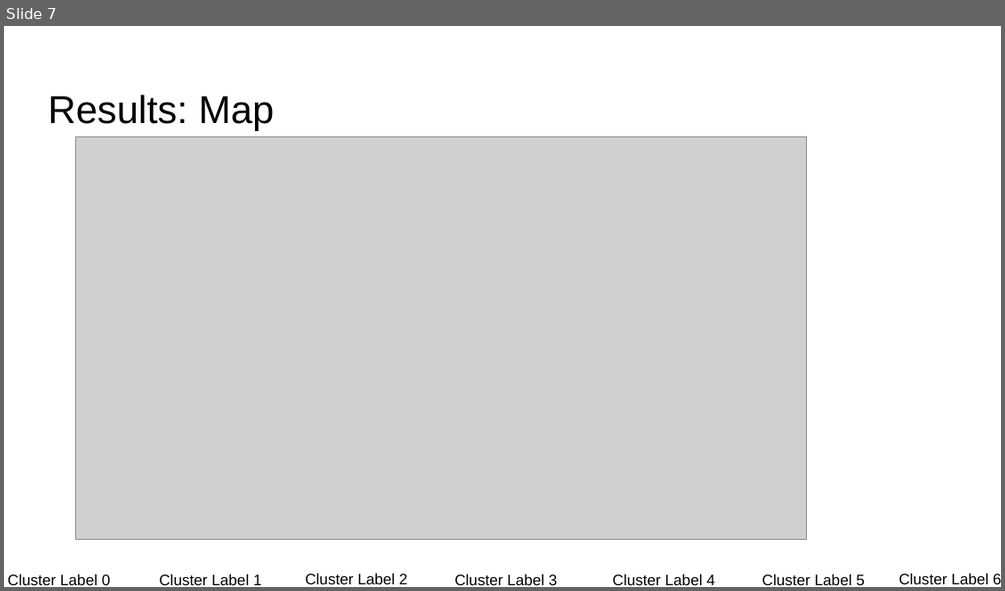
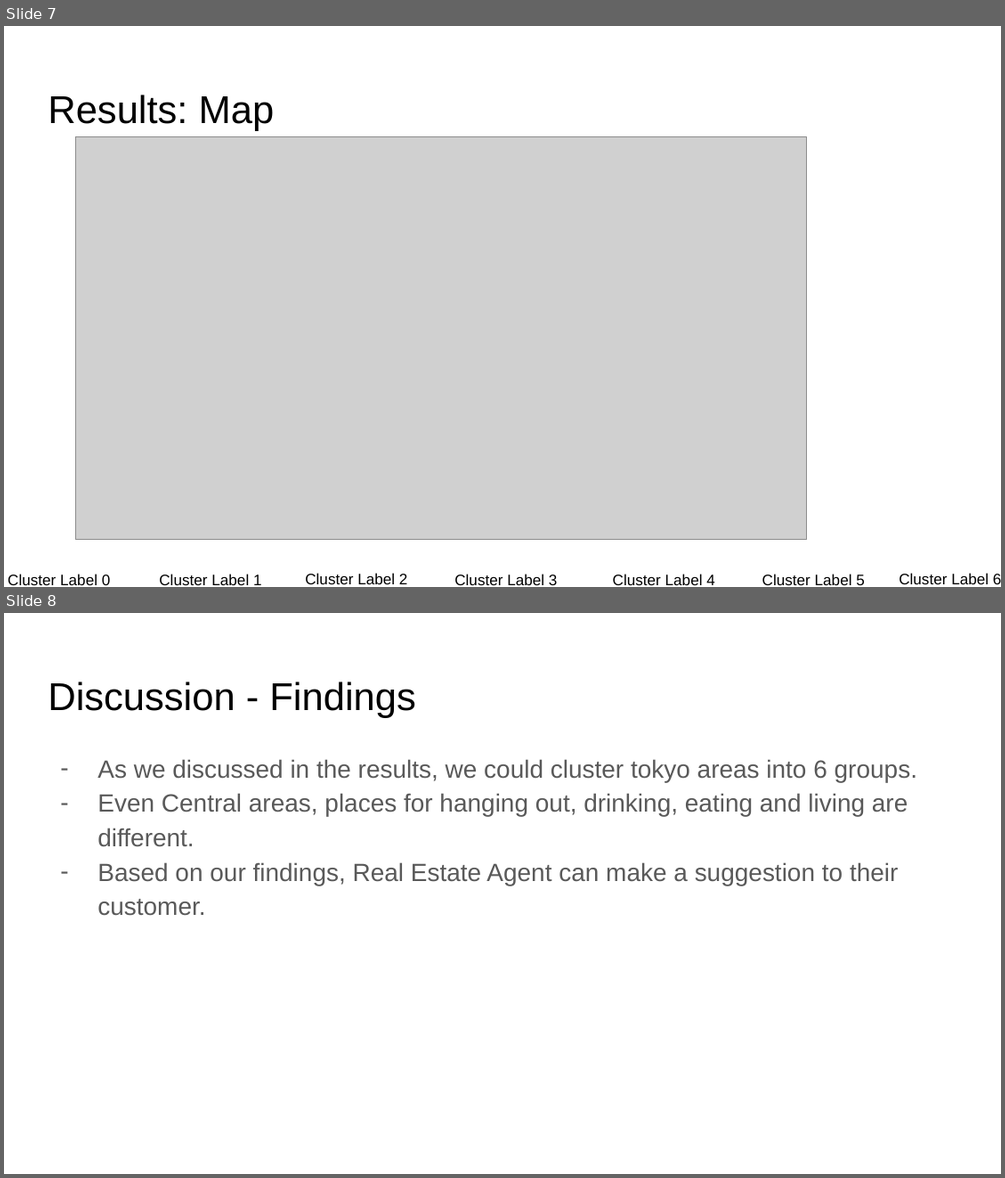
Before and after one commit to Akira1125/Coursera_Applied_Data_Science_1, a slide deck: week4&5/Applied Data Science Final Report.pptx. Shown one above the other, each under a label of ours: slide 7 before the commit, slides 7 and 8 after it. The pictures are 1005x591 and 1005x1178 pixels, drawn with LibreOffice and Linux fonts; fonts in the diff are those of the drawing; grey boxes stand for pictures; background and template pictures are left out. Boxes give left, top, right and bottom in pixels: in the first picture for what was removed or moved away, otherwise in the second. Text is boxed around its words. In the diff, an @@ line names an element or a change of style, - is before the commit and + after.

```diff
--- a/week4&5/Applied Data Science Final Report.pptx
+++ b/week4&5/Applied Data Science Final Report.pptx
@@ slide 8 added at <box>4,613,1001,1174</box>, background #FFFFFF @@
@@ title added at <box>48,682,416,718</box>, 28 pt, text #000000 @@
+Discussion - Findings
@@ text added at <box>97,759,917,916</box>, 18 pt, text #595959 @@
+– As we discussed in the results, we could cluster tokyo areas into 6 groups.
+– Even Central areas, places for hanging out, drinking, eating and living are different.
+– Based on our findings, Real Estate Agent can make a suggestion to their customer.
```
Also in this commit, not shown: 2 slides changed, 1 other file.
